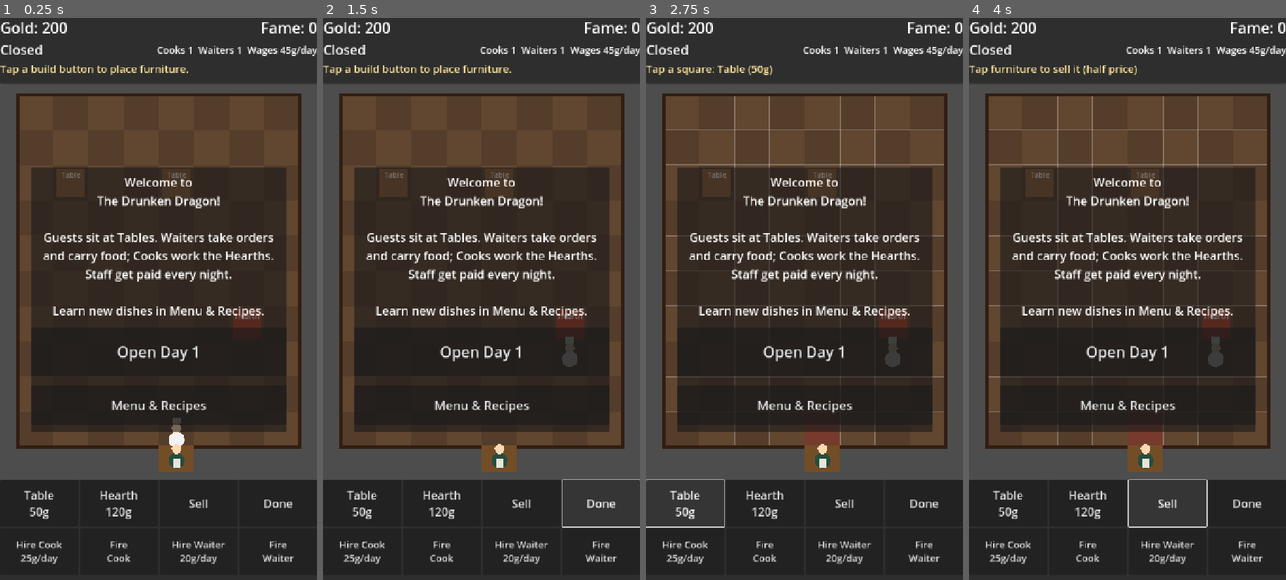
Above: before the commit, frames 1-4 (left to right).
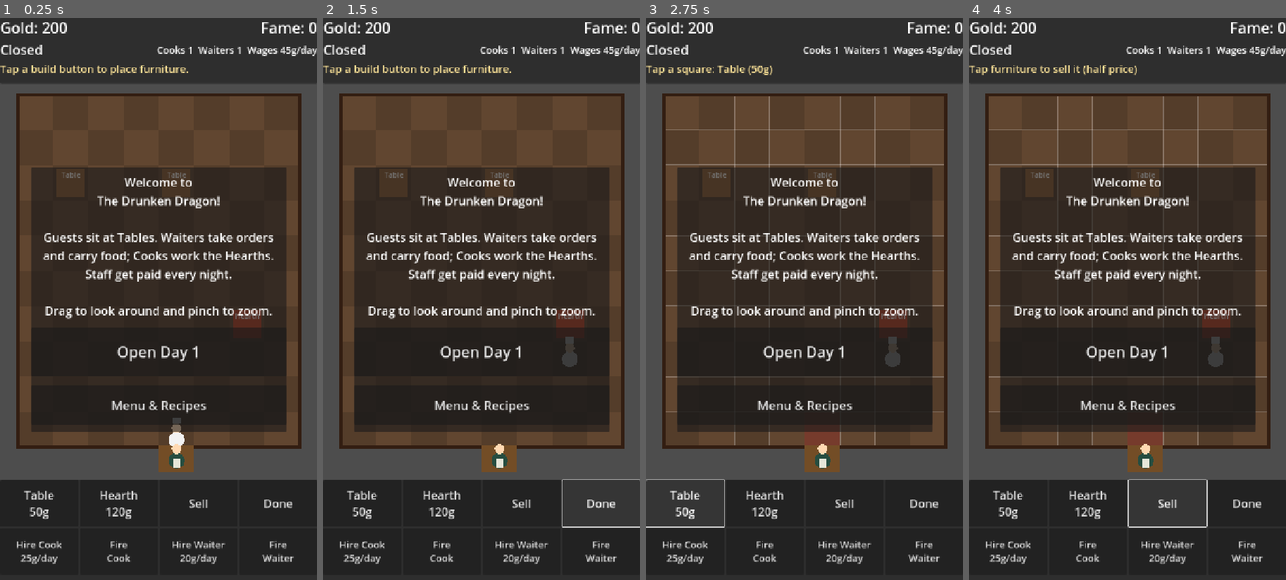
Above: after the commit, the same moments.

Repository: unclepappygaming/drunken-dragon
Game: Godot game, scene res://scenes/main.tscn
Two runs of this game, one before a commit and one after it. Both use one fixed random seed, a clock stepped at 60 frames per second and the inputs below.
Inputs:
- Up to frame 1 (0.25 s): no input
- Up to frame 2 (1.5 s): click "Done" at 0.5 s; click "Done" at 1.25 s
- Up to frame 3 (2.75 s): click "Table 50g" at 2 s
- Up to frame 4 (4 s): click "Hearth 120g" at 2.75 s; click "Sell" at 3.5 s

The runs differ from the first frame. In frame 1, 0.7% of the frame differs, in the area x 14-86%, y 51-54%; in frame 2, 0.7%; in frame 3, 0.7%; in frame 4, 0.7%.

Commit message:
Add pan and pinch-zoom camera; update roadmap
- New TavernCamera: one-finger/mouse drag pans, pinch/wheel/trackpad
  zooms around the fingers (0.7x to 2x), view stays over the floor
- Building now happens on a tap that didn't drag, converted through
  the camera, so zooming never changes which square you hit
- README roadmap: balance pass, bigger tavern (floor expansions and a
  movable door), art and sound, UI scenes

Co-Authored-By: Claude Opus 5.5 <noreply@anthropic.com>
Claude-Session: https://claude.ai/code/session_019VRsRCogzWm6kk6t1eMEE4

Diff:
--- a/scenes/main.tscn
+++ b/scenes/main.tscn
@@ -1,8 +1,9 @@
-[gd_scene load_steps=4 format=3]
+[gd_scene load_steps=5 format=3]
 
 [ext_resource type="Script" path="res://scripts/main.gd" id="1_main"]
 [ext_resource type="Script" path="res://scripts/tavern_grid.gd" id="2_grid"]
 [ext_resource type="Script" path="res://scripts/hud.gd" id="3_hud"]
+[ext_resource type="Script" path="res://scripts/tavern_camera.gd" id="4_cam"]
 
 [node name="Main" type="Node2D"]
 script = ExtResource("1_main")
@@ -19,5 +20,9 @@
 wait_time = 5.0
 one_shot = true
 
+[node name="Camera" type="Camera2D" parent="."]
+position = Vector2(360, 640)
+script = ExtResource("4_cam")
+
 [node name="HUD" type="CanvasLayer" parent="."]
 script = ExtResource("3_hud")
--- a/scripts/main.gd
+++ b/scripts/main.gd
@@ -28,6 +28,7 @@
 @onready var staff_node: Node2D = $Staff
 @onready var spawn_timer: Timer = $SpawnTimer
 @onready var hud: TavernHUD = $HUD
+@onready var camera: TavernCamera = $Camera
 
 var _waiting_for_last_guests: bool = false
 
@@ -39,6 +40,8 @@
 	hud.new_game_requested.connect(_on_new_game_requested)
 	# You can connect a signal straight to another node's function.
 	grid.build_message.connect(hud.show_message)
+	camera.tapped.connect(grid.handle_tap)
+	camera.bounds = grid.floor_rect()
 	spawn_timer.timeout.connect(_on_spawn_timer_timeout)
 	GameManager.shop_closed.connect(_on_shop_closed)
 	# Building or selling between days changes the save, so save again.
@@ -51,7 +54,7 @@
 		_hire("cook")
 		_hire("waiter")
 		hud.show_summary(
-			"Welcome to\nThe Drunken Dragon!\n\nGuests sit at Tables. Waiters take orders and carry food; Cooks work the Hearths. Staff get paid every night.\n\nLearn new dishes in Menu & Recipes.",
+			"Welcome to\nThe Drunken Dragon!\n\nGuests sit at Tables. Waiters take orders and carry food; Cooks work the Hearths. Staff get paid every night.\n\nDrag to look around and pinch to zoom.",
 			"Open Day 1")
 	else:
 		grid.load_layout(save.get("furniture", []))
--- /dev/null
+++ b/scripts/tavern_camera.gd
@@ -0,0 +1,132 @@
+# =====================================================================
+# tavern_camera.gd  —  lets the player look around the tavern.
+# Attached to the Camera node in main.tscn.
+#
+#   * one finger (or the mouse) drags the view around
+#   * two fingers pinch to zoom (mouse wheel or trackpad on a computer)
+#   * a quick tap that didn't drag is passed on as `tapped`, which the
+#     grid uses for building
+#
+# A Camera2D shows the part of the world around its `position`. The HUD
+# lives on a CanvasLayer, so it stays put while the camera moves.
+# =====================================================================
+class_name TavernCamera
+extends Camera2D
+
+# A tap (not a drag) at this point in the world.
+signal tapped(world_pos: Vector2)
+
+# Godot zoom: 2.0 = everything twice as big, 0.5 = half size.
+const MIN_ZOOM: float = 0.7
+const MAX_ZOOM: float = 2.0
+const WHEEL_STEP: float = 1.1
+# A finger has to move this many pixels before a tap becomes a drag,
+# so a slightly shaky tap still builds.
+const DRAG_THRESHOLD: float = 14.0
+
+# The camera's center never leaves this area, so the floor stays in view.
+var bounds: Rect2 = Rect2(0, 0, 720, 1280)
+
+var _pressed: bool = false
+var _dragging: bool = false
+var _press_pos: Vector2
+# Fingers currently on the screen: finger number -> screen position.
+var _touches: Dictionary = {}
+var _pinch_distance: float = 0.0
+
+
+# Godot calls _unhandled_input with every tap, click and drag that the
+# HUD buttons didn't already use.
+func _unhandled_input(event: InputEvent) -> void:
+	# --- Real touch events, needed for two-finger pinch ---
+	if event is InputEventScreenTouch:
+		if event.pressed:
+			_touches[event.index] = event.position
+		else:
+			_touches.erase(event.index)
+		if _touches.size() == 2:
+			_pinch_distance = _finger_distance()
+			_dragging = true   # a pinch is never a tap
+		return
+
+	if event is InputEventScreenDrag:
+		_touches[event.index] = event.position
+		if _touches.size() == 2:
+			var distance: float = _finger_distance()
+			if _pinch_distance > 0.0:
+				_zoom_at(_finger_center(), distance / _pinch_distance)
+			_pinch_distance = distance
+			get_viewport().set_input_as_handled()
+		return
+
+	# --- Mouse events. Phones also send these for the first finger,
+	# so they handle one-finger drags and taps everywhere. ---
+	if event is InputEventMouseButton:
+		match event.button_index:
+			# Each wheel click sends a press and a release; zoom on the press only.
+			MOUSE_BUTTON_WHEEL_UP:
+				if event.pressed:
+					_zoom_at(event.position, WHEEL_STEP)
+			MOUSE_BUTTON_WHEEL_DOWN:
+				if event.pressed:
+					_zoom_at(event.position, 1.0 / WHEEL_STEP)
+			MOUSE_BUTTON_LEFT:
+				if event.pressed:
+					_pressed = true
+					_dragging = false
+					_press_pos = event.position
+				elif _pressed:
+					_pressed = false
+					if not _dragging:
+						tapped.emit(screen_to_world(event.position))
+		get_viewport().set_input_as_handled()
+		return
+
+	if event is InputEventMouseMotion and _pressed:
+		# While pinching, the copied mouse only follows one finger; ignore it.
+		if _touches.size() >= 2:
+			return
+		if not _dragging and event.position.distance_to(_press_pos) > DRAG_THRESHOLD:
+			_dragging = true
+		if _dragging:
+			# Dividing by zoom makes the floor follow the finger exactly,
+			# whether zoomed in or out.
+			position -= event.relative / zoom
+			_keep_in_bounds()
+		get_viewport().set_input_as_handled()
+		return
+
+	# Trackpad pinch on a laptop.
+	if event is InputEventMagnifyGesture:
+		_zoom_at(event.position, event.factor)
+		get_viewport().set_input_as_handled()
+
+
+# Converts a point on the screen to a point in the tavern world.
+# The camera's position is the world point at the middle of the screen.
+func screen_to_world(screen_pos: Vector2) -> Vector2:
+	return position + (screen_pos - get_viewport_rect().size / 2.0) / zoom
+
+
+# Zooms while keeping the world point under the fingers (or the mouse)
+# in the same place on screen, which is what makes pinching feel natural.
+func _zoom_at(screen_pos: Vector2, factor: float) -> void:
+	var world_before: Vector2 = screen_to_world(screen_pos)
+	var new_zoom: float = clampf(zoom.x * factor, MIN_ZOOM, MAX_ZOOM)
+	zoom = Vector2(new_zoom, new_zoom)
+	position += world_before - screen_to_world(screen_pos)
+	_keep_in_bounds()
+
+
+func _keep_in_bounds() -> void:
+	position = position.clamp(bounds.position, bounds.end)
+
+
+func _finger_distance() -> float:
+	var points: Array = _touches.values()
+	return points[0].distance_to(points[1])
+
+
+func _finger_center() -> Vector2:
+	var points: Array = _touches.values()
+	return (points[0] + points[1]) / 2.0
--- a/scripts/tavern_grid.gd
+++ b/scripts/tavern_grid.gd
@@ -64,18 +64,20 @@
 	_place(Vector2i(6, 6), "kitchen")
 
 
-# _unhandled_input gets taps that the HUD buttons didn't already use.
-# Godot turns phone touches into mouse clicks by default, so checking
-# for a left mouse click works on both PC and phone.
-func _unhandled_input(event: InputEvent) -> void:
+# The camera tells us about taps (drags just move the view), already
+# converted to a point in the world, so zooming doesn't change which
+# square you hit.
+func handle_tap(world_pos: Vector2) -> void:
 	if build_type == "":
 		return
-	if event is InputEventMouseButton and event.pressed \
-			and event.button_index == MOUSE_BUTTON_LEFT:
-		var cell: Vector2i = _cell_at(to_local(event.position))
-		if cell != NO_CELL:
-			_try_build(cell)
-			get_viewport().set_input_as_handled()   # nobody else needs this tap
+	var cell: Vector2i = cell_at_world(world_pos)
+	if cell != NO_CELL:
+		_try_build(cell)
+
+
+# The floor plus the doorstep, in Main's space. The camera stays over it.
+func floor_rect() -> Rect2:
+	return Rect2(position, Vector2(COLS * CELL_SIZE, ROWS * CELL_SIZE + 60))
 
 
 func _process(delta: float) -> void:
Not shown, added: scripts/tavern_camera.gd.uid
Not shown, changed: README.md
